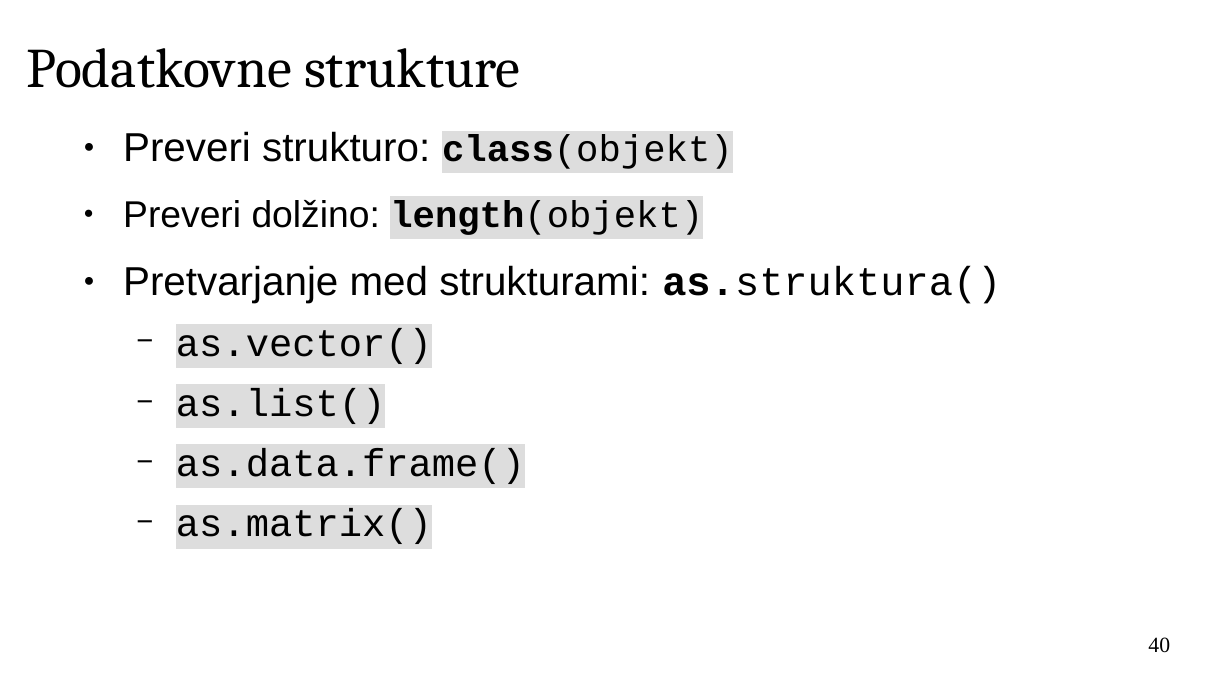
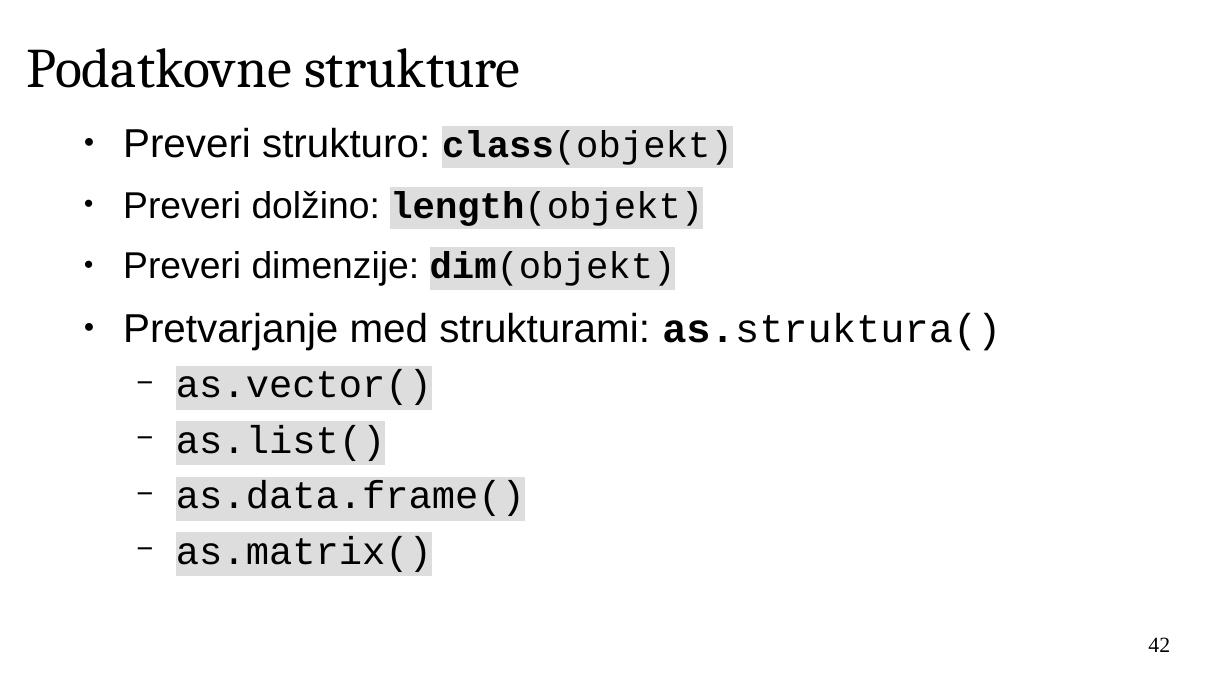
Before and after one commit to janaobsteter/R_tecaj, a slide deck: slide 42 of ModulA/IT_Rtecaj_ModulA.odp (slide 40 before the commit). Drawn at 1232x693 pixels with LibreOffice and Linux fonts; fonts in the diff are those of the drawing; background and template pictures are left out. Boxes give left, top, right and bottom in pixels: in the first picture for what was removed or moved away, otherwise in the second. Text is boxed around its words. In the diff, an @@ line names an element or a change of style, - is before the commit and + after.

```diff
--- a/ModulA/IT_Rtecaj_ModulA.odp
+++ b/ModulA/IT_Rtecaj_ModulA.odp
@@ text at box(123, 127, 1001, 572): line spacing 1.15 to 1.05 @@
@@ text at box(123, 251, 676, 286): paragraph added @@
+● Preveri dimenzije: dim(objekt)
@@ page number at box(1148, 637, 1170, 652): text changed @@
-40
+42
```
Also in this commit, not shown: 6 other slides changed, 2 slides added, 2 other files.
